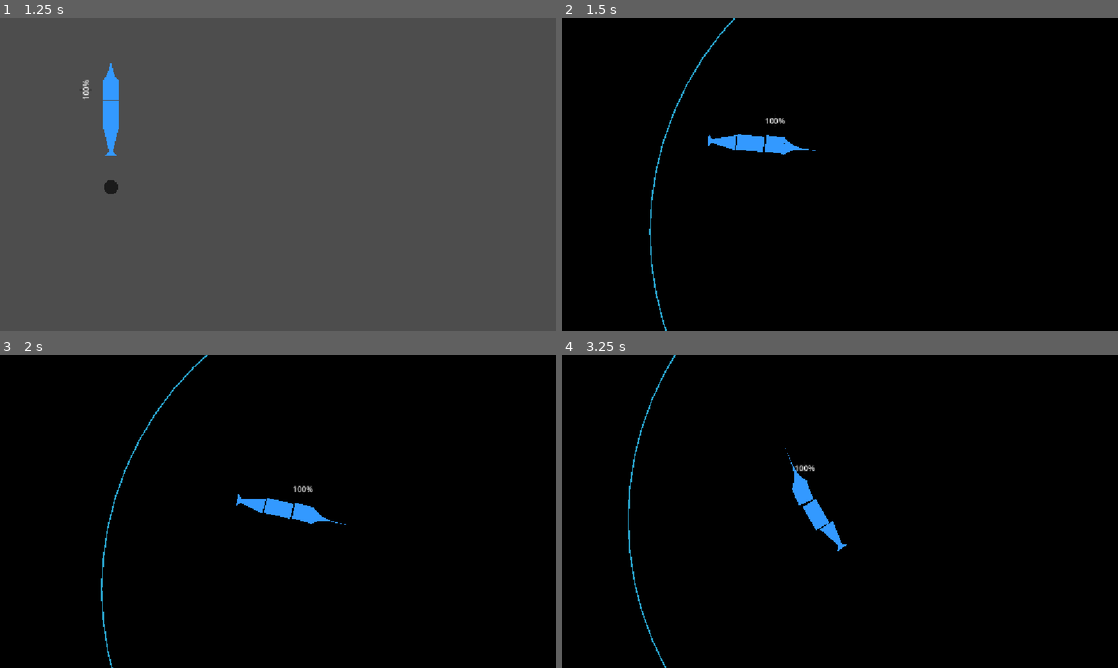
Above: before the commit, frames 1-4 (two rows, left to right).
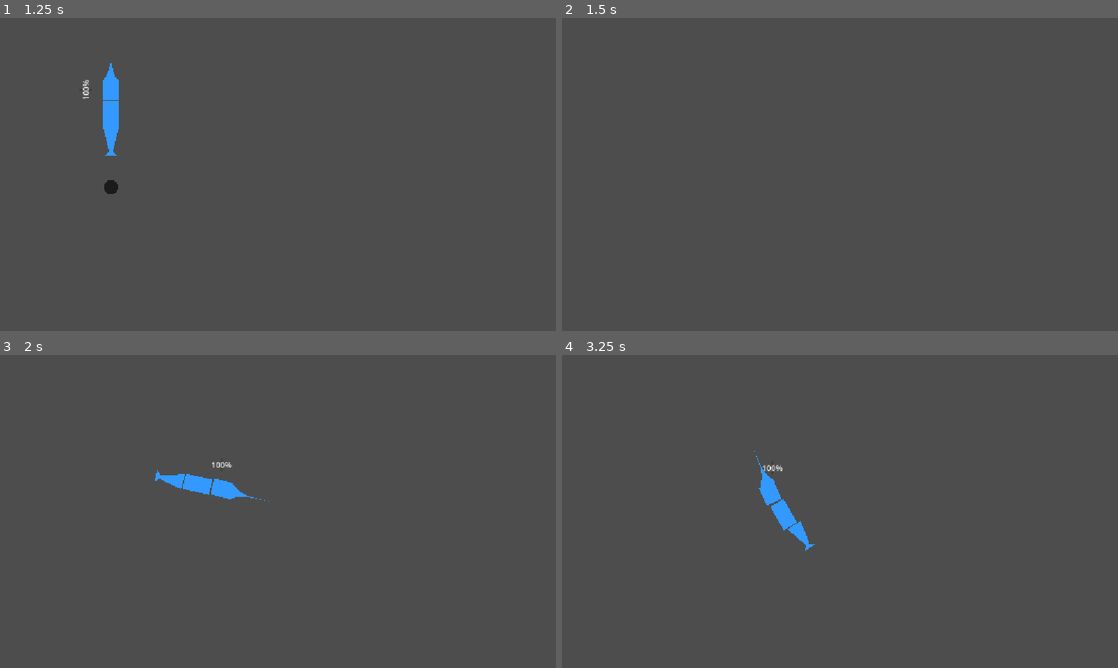
Above: after the commit, the same moments.

Repository: Monk135/FishedUp
Game: Godot game, scene res://scenes/Menus_&_UI/Menu_CharacterSelection.tscn
Same seed, same stepped clock (60 frames per second), same inputs: the game is played once before the commit and once after it. Before the commit the project has no main scene; this scene is started directly in both runs.
Inputs:
- Up to frame 1 (1.25 s): tap A (move_left_p1) at 0.5 s; hold D (move_right_p1) from 0.53 s (still down); tap Down (move_down_p2) at 0.6 s; tap Space at 0.77 s
- Up to frame 2 (1.5 s): tap Space at 1.25 s; release D (move_right_p1) at 1.28 s; hold S (move_down_p1) from 1.28 s (still down); tap Left (move_left_p2) at 1.35 s
- Up to frame 3 (2 s): keep holding S (move_down_p1); tap Space at 1.52 s
- Up to frame 4 (3.25 s): release S (move_down_p1) at 2.03 s; hold D (move_right_p1) 2.03-2.78 s; tap Right (move_right_p2) at 2.1 s; hold W (move_up_p1) from 2.78 s (still down); tap Up (move_up_p2) at 2.85 s; tap Space at 3.02 s

Frame 1 is identical in both runs. In frame 2, 100% of the frame differs, in the area x 0-100%, y 0-100%; in frame 3, 100%; in frame 4, 100%.

Commit message:
coll/Main scene revamp coll
+ Adding mutliple collision for each dimension sphere/ squares, removed old

> changed old Coll for the new unscaled ones

Diff:
--- a/project.godot
+++ b/project.godot
@@ -11,6 +11,7 @@
 [application]
 
 config/name="Fished Up"
+run/main_scene="uid://dcs2je8eil71h"
 config/features=PackedStringArray("4.5", "Forward Plus")
 config/icon="res://icon.svg"
 
--- a/scenes/Gym_OLI.tscn
+++ b/scenes/Gym_OLI.tscn
@@ -1,67 +1,56 @@
-[gd_scene load_steps=6 format=3 uid="uid://bppwo62mc8d22"]
+[gd_scene load_steps=5 format=3 uid="uid://bppwo62mc8d22"]
 
 [ext_resource type="PackedScene" uid="uid://lep4oymjldoj" path="res://scenes/Menus_&_UI/Cam_Dynamic.tscn" id="1_6npea"]
-[ext_resource type="PackedScene" uid="uid://b184xgi2m7edi" path="res://scenes/characters/fish.tscn" id="1_ppeyx"]
-[ext_resource type="PackedScene" uid="uid://b7f4g2qrc7ye" path="res://scenes/terrain/Coll_Pillar.tscn" id="4_6npea"]
-[ext_resource type="PackedScene" uid="uid://bcapokgb5nn5p" path="res://scenes/terrain/GenericWall.tscn" id="5_enyfi"]
+[ext_resource type="Script" uid="uid://bvr4cokslk1dr" path="res://scenes/gym_oli.gd" id="1_mu714"]
+[ext_resource type="PackedScene" uid="uid://bcapokgb5nn5p" path="res://scenes/terrain/CollSquare/CollSquare_100.tscn" id="5_enyfi"]
 
 [sub_resource type="PlaceholderTexture2D" id="PlaceholderTexture2D_6npea"]
 
 [node name="Arena" type="Node2D"]
+script = ExtResource("1_mu714")
 
 [node name="CamDynamic" parent="." instance=ExtResource("1_6npea")]
 position = Vector2(575, 325)
+map_size = Vector2(3840, 2160)
 max_zoom = 1.0
-
-[node name="Fish2" parent="." instance=ExtResource("1_ppeyx")]
-modulate = Color(0.76783806, 0.7648956, 0, 1)
-position = Vector2(139.697, 227.83)
-scale = Vector2(0.9908796, 1.0182652)
-player_id = 2
-joypad_id = 0
-initial_angle_degrees = 180.0
-passive_thrust = 400.0
-
-[node name="Fish3" parent="." instance=ExtResource("1_ppeyx")]
-modulate = Color(0.76783806, 0.7648956, 0, 1)
-position = Vector2(1039.5671, 190.14308)
-scale = Vector2(0.9908796, 1.0182652)
-joypad_id = 1
-passive_thrust = 400.0
 
 [node name="RootMap" type="Node2D" parent="."]
 position = Vector2(154, 84)
 scale = Vector2(3, 3)
 
-[node name="Sprite2D" type="Sprite2D" parent="."]
+[node name="GenericWall" parent="RootMap" instance=ExtResource("5_enyfi")]
+position = Vector2(-512.6159, 84.070366)
+scale = Vector2(0.33333334, 9.374369)
+
+[node name="GenericWall2" parent="RootMap" instance=ExtResource("5_enyfi")]
+position = Vector2(792.3389, 75.086945)
+scale = Vector2(0.33333334, 9.214369)
+
+[node name="GenericWall3" parent="RootMap" instance=ExtResource("5_enyfi")]
+position = Vector2(174.88571, -291.73242)
+rotation = -1.5707964
+scale = Vector2(0.33333334, 17.05437)
+
+[node name="GenericWall4" parent="RootMap" instance=ExtResource("5_enyfi")]
+position = Vector2(163.74435, 445.22607)
+rotation = -1.5707964
+scale = Vector2(0.33333334, 18.001036)
+
+[node name="Bg" type="Sprite2D" parent="RootMap"]
 visible = false
 z_index = -1
-position = Vector2(575, 325)
-scale = Vector2(1920, 1080)
+position = Vector2(140.33334, 80.333336)
+scale = Vector2(1280, 720)
 texture = SubResource("PlaceholderTexture2D_6npea")
 
-[node name="GenericWall" parent="." instance=ExtResource("5_enyfi")]
-position = Vector2(-432.07245, 414.65164)
-scale = Vector2(1, 19.723104)
+[node name="SpawnPoint0" type="Marker2D" parent="."]
+position = Vector2(-1039.6936, -479.58752)
 
-[node name="GenericWall2" parent="." instance=ExtResource("5_enyfi")]
-position = Vector2(1580.0084, 412.33554)
-scale = Vector2(1, 19.723104)
+[node name="SpawnPoint1" type="Marker2D" parent="."]
+position = Vector2(2111.453, -451.34674)
 
-[node name="GenericWall3" parent="." instance=ExtResource("5_enyfi")]
-position = Vector2(628.11224, -260.47772)
-rotation = -1.5707964
-scale = Vector2(1, 27.003103)
+[node name="SpawnPoint2" type="Marker2D" parent="."]
+position = Vector2(-978.2121, 1085.815)
 
-[node name="GenericWall4" parent="." instance=ExtResource("5_enyfi")]
-position = Vector2(610.04, 910.7625)
-rotation = -1.5707964
-scale = Vector2(1, 27.003103)
-
-[node name="CollPillar2" parent="." instance=ExtResource("4_6npea")]
-position = Vector2(211.58005, 320.04303)
-scale = Vector2(5, 5)
-
-[node name="CollPillar3" parent="." instance=ExtResource("4_6npea")]
-position = Vector2(945.1184, 321.37396)
-scale = Vector2(5, 5)
+[node name="SpawnPoint3" type="Marker2D" parent="."]
+position = Vector2(2149.8706, 1098.8147)
--- a/scenes/Maps/Levels/Level01.tscn
+++ b/scenes/Maps/Levels/Level01.tscn
@@ -1,6 +1,6 @@
 [gd_scene load_steps=2 format=3 uid="uid://cnl185jyuqy6k"]
 
-[ext_resource type="PackedScene" uid="uid://bcapokgb5nn5p" path="res://scenes/terrain/GenericWall.tscn" id="1_kqh0g"]
+[ext_resource type="PackedScene" uid="uid://bcapokgb5nn5p" path="res://scenes/terrain/CollSquare/CollSquare_100.tscn" id="1_kqh0g"]
 
 [node name="Level01" type="Node2D"]
 
--- a/scenes/Menus_&_UI/character_select.gd
+++ b/scenes/Menus_&_UI/character_select.gd
@@ -126,7 +126,7 @@
 				"device_id": device_id,
 				"color": COLORS[device_color_index[device_id]]
 			})
-		get_tree().change_scene_to_file("res://scenes/Maps/Gym/gym.tscn")
+		get_tree().change_scene_to_file("res://scenes/Gym_OLI.tscn")
 
 func _try_leave(device_id: int) -> void:
 	if not joined_devices.has(device_id):
--- /dev/null
+++ b/scenes/gym_oli.gd
@@ -0,0 +1,28 @@
+extends Node2D
+
+var fish_count: int = 0
+
+func _ready() -> void:
+	fish_count = get_tree().get_nodes_in_group("fish").size()
+	_spawn_players()
+
+func on_fish_died() -> void:
+	fish_count -= 1
+	if fish_count <= 1:
+		await get_tree().create_timer(3.0).timeout
+		get_tree().reload_current_scene()
+
+func _spawn_players() -> void:
+	for p in PlayerData.players:
+		var slot: int = p["slot"]
+		var device_id: int = p["device_id"]
+		var color: Color = p["color"]
+		var spawn: Marker2D = get_node("SpawnPoint%d" % slot)
+		var fish: CharacterBody2D = load("res://scenes/characters/fish.tscn").instantiate()
+		fish.global_position = spawn.global_position
+		fish.set("joypad_id", device_id)
+		for child in fish.get_children():
+			if child is Polygon2D:
+				child.color = color
+		add_child(fish)
+		fish_count += 1
--- /dev/null
+++ b/scenes/terrain/CollPillar/Coll_Pillar_R100.tscn
@@ -0,0 +1,15 @@
+[gd_scene load_steps=2 format=3 uid="uid://b3385s201jcpj"]
+
+[sub_resource type="CircleShape2D" id="CircleShape2D_7up4l"]
+radius = 100.0
+
+[node name="CollPillar" type="Node2D"]
+
+[node name="StaticBody2D" type="StaticBody2D" parent="."]
+
+[node name="CollisionShape2D" type="CollisionShape2D" parent="StaticBody2D"]
+shape = SubResource("CircleShape2D_7up4l")
+
+[node name="Sprite2D" type="Sprite2D" parent="."]
+position = Vector2(0, 0.16666664)
+scale = Vector2(0.03245536, 1.6666667)
--- a/scenes/terrain/Coll_Pillar.tscn
+++ b/scenes/terrain/CollPillar/Coll_Pillar_R150.tscn
@@ -1,9 +1,9 @@
-[gd_scene load_steps=2 format=3 uid="uid://b7f4g2qrc7ye"]
+[gd_scene load_steps=2 format=3 uid="uid://x2kit23i2csb"]
 
 [sub_resource type="CircleShape2D" id="CircleShape2D_7up4l"]
+radius = 150.0
 
 [node name="CollPillar" type="Node2D"]
-scale = Vector2(3, 3)
 
 [node name="StaticBody2D" type="StaticBody2D" parent="."]
 
--- /dev/null
+++ b/scenes/terrain/CollPillar/Coll_Pillar_R200.tscn
@@ -0,0 +1,19 @@
+[gd_scene load_steps=3 format=3 uid="uid://bnaoe6r4hu30x"]
+
+[sub_resource type="CanvasItemMaterial" id="CanvasItemMaterial_uh788"]
+blend_mode = 1
+
+[sub_resource type="CircleShape2D" id="CircleShape2D_7up4l"]
+radius = 200.0
+
+[node name="CollPillar" type="Node2D"]
+
+[node name="StaticBody2D" type="StaticBody2D" parent="."]
+
+[node name="CollisionShape2D" type="CollisionShape2D" parent="StaticBody2D"]
+material = SubResource("CanvasItemMaterial_uh788")
+shape = SubResource("CircleShape2D_7up4l")
+
+[node name="Sprite2D" type="Sprite2D" parent="."]
+position = Vector2(0, 0.16666664)
+scale = Vector2(0.03245536, 1.6666667)
--- /dev/null
+++ b/scenes/terrain/CollPillar/Coll_Pillar_R25.tscn
@@ -0,0 +1,15 @@
+[gd_scene load_steps=2 format=3 uid="uid://b7f4g2qrc7ye"]
+
+[sub_resource type="CircleShape2D" id="CircleShape2D_7up4l"]
+radius = 25.0
+
+[node name="CollPillar" type="Node2D"]
+
+[node name="StaticBody2D" type="StaticBody2D" parent="."]
+
+[node name="CollisionShape2D" type="CollisionShape2D" parent="StaticBody2D"]
+shape = SubResource("CircleShape2D_7up4l")
+
+[node name="Sprite2D" type="Sprite2D" parent="."]
+position = Vector2(0, 0.16666664)
+scale = Vector2(0.03245536, 1.6666667)
--- /dev/null
+++ b/scenes/terrain/CollPillar/Coll_Pillar_R50.tscn
@@ -0,0 +1,15 @@
+[gd_scene load_steps=2 format=3 uid="uid://ccari5c1j71h3"]
+
+[sub_resource type="CircleShape2D" id="CircleShape2D_7up4l"]
+radius = 50.0
+
+[node name="CollPillar" type="Node2D"]
+
+[node name="StaticBody2D" type="StaticBody2D" parent="."]
+
+[node name="CollisionShape2D" type="CollisionShape2D" parent="StaticBody2D"]
+shape = SubResource("CircleShape2D_7up4l")
+
+[node name="Sprite2D" type="Sprite2D" parent="."]
+position = Vector2(0, 0.16666664)
+scale = Vector2(0.03245536, 1.6666667)
--- /dev/null
+++ b/scenes/terrain/CollSquare/CollSquare_100.tscn
@@ -0,0 +1,13 @@
+[gd_scene load_steps=2 format=3 uid="uid://bcapokgb5nn5p"]
+
+[sub_resource type="RectangleShape2D" id="RectangleShape2D_nb034"]
+size = Vector2(50, 50)
+
+[node name="GenericWall" type="Node2D"]
+
+[node name="StaticBody2D" type="StaticBody2D" parent="."]
+
+[node name="CollisionShape2D" type="CollisionShape2D" parent="StaticBody2D"]
+shape = SubResource("RectangleShape2D_nb034")
+
+[node name="Sprite2D" type="Sprite2D" parent="StaticBody2D/CollisionShape2D"]
--- /dev/null
+++ b/scenes/terrain/CollSquare/CollSquare_200.tscn
@@ -0,0 +1,13 @@
+[gd_scene load_steps=2 format=3 uid="uid://i4vifeg5ufp0"]
+
+[sub_resource type="RectangleShape2D" id="RectangleShape2D_nb034"]
+size = Vector2(200, 200)
+
+[node name="GenericWall" type="Node2D"]
+
+[node name="StaticBody2D" type="StaticBody2D" parent="."]
+
+[node name="CollisionShape2D" type="CollisionShape2D" parent="StaticBody2D"]
+shape = SubResource("RectangleShape2D_nb034")
+
+[node name="Sprite2D" type="Sprite2D" parent="StaticBody2D/CollisionShape2D"]
--- /dev/null
+++ b/scenes/terrain/CollSquare/CollSquare_300.tscn
@@ -0,0 +1,13 @@
+[gd_scene load_steps=2 format=3 uid="uid://d3ebr0p1g30ft"]
+
+[sub_resource type="RectangleShape2D" id="RectangleShape2D_nb034"]
+size = Vector2(300, 300)
+
+[node name="GenericWall" type="Node2D"]
+
+[node name="StaticBody2D" type="StaticBody2D" parent="."]
+
+[node name="CollisionShape2D" type="CollisionShape2D" parent="StaticBody2D"]
+shape = SubResource("RectangleShape2D_nb034")
+
+[node name="Sprite2D" type="Sprite2D" parent="StaticBody2D/CollisionShape2D"]
--- /dev/null
+++ b/scenes/terrain/CollSquare/CollSquare_50.tscn
@@ -0,0 +1,13 @@
+[gd_scene load_steps=2 format=3 uid="uid://brq5df4ghrq1m"]
+
+[sub_resource type="RectangleShape2D" id="RectangleShape2D_nb034"]
+size = Vector2(50, 50)
+
+[node name="GenericWall" type="Node2D"]
+
+[node name="StaticBody2D" type="StaticBody2D" parent="."]
+
+[node name="CollisionShape2D" type="CollisionShape2D" parent="StaticBody2D"]
+shape = SubResource("RectangleShape2D_nb034")
+
+[node name="Sprite2D" type="Sprite2D" parent="StaticBody2D/CollisionShape2D"]
--- a/scenes/terrain/Coll_TriangleWall.tscn
+++ b/scenes/terrain/Coll_TriangleWall.tscn
@@ -11,24 +11,28 @@
 polygon = PackedVector2Array(7.5, -5.48, 10, -0.025, 0, 0, 2.5, -5.475, 5, -6.5)
 
 [node name="Sprite2D" type="Sprite2D" parent="."]
+visible = false
 position = Vector2(3.245, -2.725)
 scale = Vector2(3.95, 5.985)
 skew = 0.42760566
 texture = SubResource("PlaceholderTexture2D_18puo")
 
 [node name="Sprite2D4" type="Sprite2D" parent="."]
+visible = false
 position = Vector2(3.9196737, -5.5655217)
 rotation = -0.39138934
 scale = Vector2(2.732767, 0.8758197)
 texture = SubResource("PlaceholderTexture2D_18puo")
 
 [node name="Sprite2D5" type="Sprite2D" parent="."]
+visible = false
 position = Vector2(5.994075, -5.3222904)
 rotation = 0.38823316
 scale = Vector2(2.732767, 1.410954)
 texture = SubResource("PlaceholderTexture2D_18puo")
 
 [node name="Sprite2D2" type="Sprite2D" parent="."]
+visible = false
 position = Vector2(6.7675133, -2.7505605)
 rotation = 3.1415927
 scale = Vector2(3.95, 5.985)
@@ -38,6 +42,7 @@
 flip_v = true
 
 [node name="Sprite2D3" type="Sprite2D" parent="."]
+visible = false
 position = Vector2(4.9216566, -1.8899931)
 rotation = 3.1415927
 scale = Vector2(3.95, 3.725)
--- a/scenes/terrain/GenericWall.tscn
+++ /dev/null
@@ -1,18 +0,0 @@
-[gd_scene load_steps=3 format=3 uid="uid://bcapokgb5nn5p"]
-
-[ext_resource type="Texture2D" uid="uid://bpig8ssppueod" path="res://icon.svg" id="1_2k5ww"]
-
-[sub_resource type="RectangleShape2D" id="RectangleShape2D_nb034"]
-size = Vector2(84, 77)
-
-[node name="GenericWall" type="Node2D"]
-
-[node name="StaticBody2D" type="StaticBody2D" parent="."]
-
-[node name="CollisionShape2D" type="CollisionShape2D" parent="StaticBody2D"]
-shape = SubResource("RectangleShape2D_nb034")
-
-[node name="Sprite2D" type="Sprite2D" parent="."]
-position = Vector2(1, -1)
-scale = Vector2(0.7192359, 0.62257415)
-texture = ExtResource("1_2k5ww")
Not shown, added: scenes/gym_oli.gd.uid
